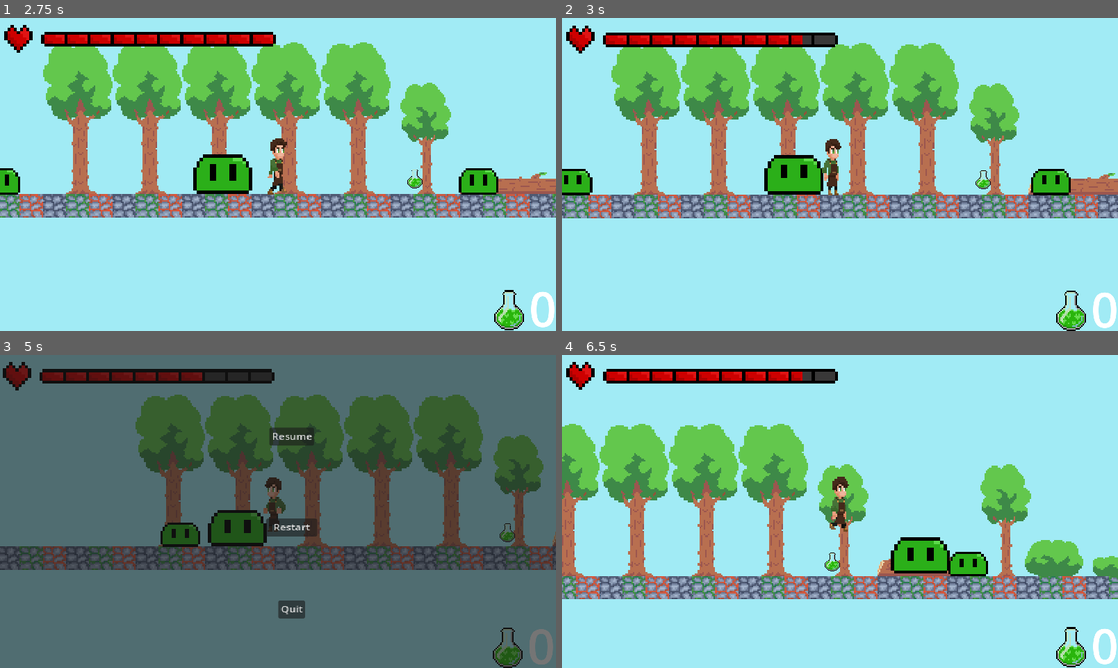
Above: before the commit, frames 1-4 (two rows, left to right).
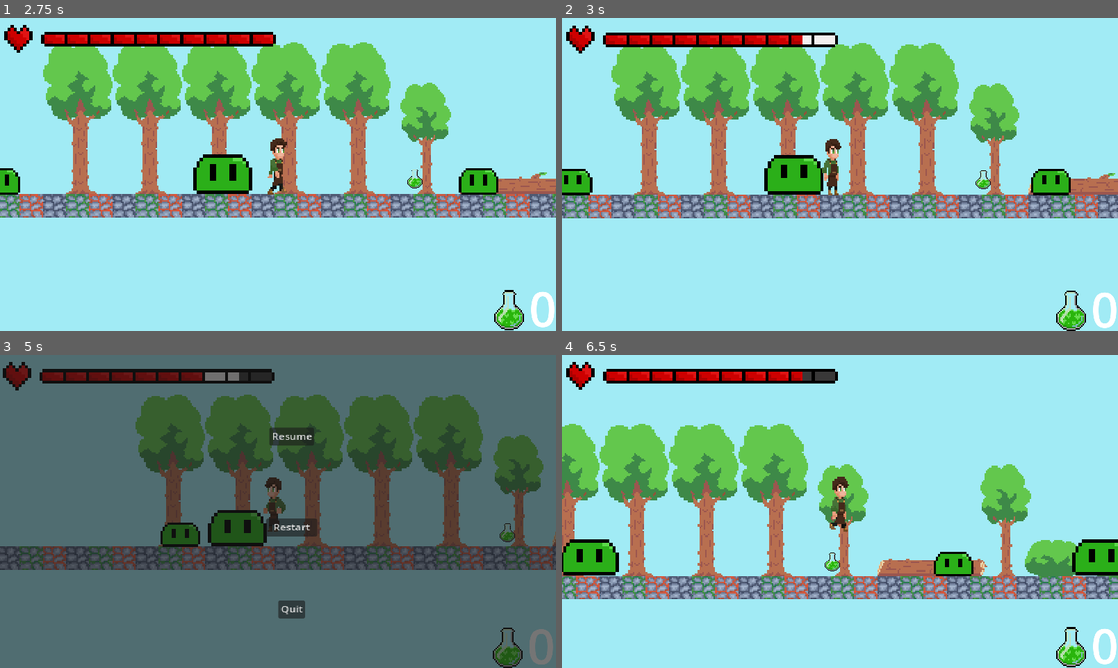
Above: after the commit, the same moments.

Repository: Vytisbrr/Shifted-by-Volt-games
Game: Godot game, scene res://Scenes/world.tscn
The game is run twice, just before and just after one commit, with the same random seed, the same clock (stepped at 60 frames per second) and the same inputs.
Inputs (mouse positions are in pixels of both pictures, inside the frame that each line leads up to):
- Up to frame 1 (2.75 s): move the mouse to (400, 158) at 0.52 s; hold D (move right) 0.53-2.03 s; tap E (Heal) at 0.6, 1.55, 2.1 s; tap Space (jump) at 0.77, 1.52 s; move the mouse to (166, 190) at 1.27 s; tap Shift (Dash) at 1.35 s; move the mouse to (333, 105) at 2.02 s; hold A (move left) from 2.03 s (still down)
- Up to frame 2 (3 s): move the mouse to (812, 237) at 2.77 s; release A (move left) at 2.78 s; hold D (move right) from 2.78 s (still down); click (812, 237) at 2.85 s
- Up to frame 3 (5 s): tap Space (jump) at 3.02, 3.77, 4.52 s; tap E (Heal) at 3.05, 3.6, 4.55 s; move the mouse to (444, 558) at 3.52 s; tap F5 (Save) at 4.15 s; move the mouse to (111, 464) at 4.27 s; release D (move right) at 4.28 s; hold A (move left) from 4.28 s (still down); tap Shift (Dash) at 4.35 s; tap Escape (esc) at 4.9 s
- Up to frame 4 (6.5 s): release A (move left) at 5 s; click "Restart" at 5 s; move the mouse to (867, 511) at 5.77 s; hold D (move right) from 5.78 s (still down); tap E (Heal) at 5.85 s; tap F9 (load) at 6.4 s

Frame 1 is identical in both runs. In frame 2, 0.2% of the frame differs, in the area x 43-50%, y 5-9%; in frame 3, 0.1%; in frame 4, 3.3%, in the area x 0-100%, y 58-71%.

Commit message:
saving improvements and damage flash

Diff:
--- a/Scenes/Player.tscn
+++ b/Scenes/Player.tscn
@@ -7,8 +7,10 @@
 [ext_resource type="Texture2D" uid="uid://bdmut3irs2pu0" path="res://Anim/Player animations/wrigg/Wrigg_JumpwHands-Sheet.png" id="3_rh1g0"]
 [ext_resource type="Texture2D" uid="uid://fg2voanpej4p" path="res://Art/New Piskel (7).png" id="4_hvv5m"]
 [ext_resource type="Texture2D" uid="uid://cxsd5npfeyabb" path="res://Anim/Player animations/wrigg/Wrigg_Idle-Sheet.png" id="4_tulo4"]
+[ext_resource type="Texture2D" uid="uid://dydajspr2jg35" path="res://health/flashbar (1).png" id="5_vruh1"]
 [ext_resource type="Texture2D" uid="uid://d4cnqneky3711" path="res://Anim/Player animations/wrigg/Wrigg_Walk-Sheet.png" id="6_8ej24"]
 [ext_resource type="Texture2D" uid="uid://ck676ivc3dp8x" path="res://Anim/Player animations/wrigg/unnamed (3).png" id="6_k0f31"]
+[ext_resource type="Texture2D" uid="uid://blpntegfrasux" path="res://health/HP bar (2) (1).png" id="7_b1mth"]
 [ext_resource type="PackedScene" uid="uid://bqj0s2xcolqj3" path="res://ui/pause_menu.tscn" id="7_wh3cp"]
 [ext_resource type="Texture2D" uid="uid://dbjkdphm3yqoo" path="res://health/unnamed (2).png" id="7_ygmv1"]
 [ext_resource type="Texture2D" uid="uid://uj7517bfm0xq" path="res://health/HP bar (2).png" id="8_inurm"]
@@ -469,7 +471,21 @@
 scale = Vector2(0.5, 0.5)
 texture = ExtResource("3_ijndh")
 
-[node name="TextureProgressBar" type="TextureProgressBar" parent="."]
+[node name="dmgbar" type="TextureProgressBar" parent="."]
+offset_left = -985.0
+offset_top = -713.0
+offset_right = 635.0
+offset_bottom = -73.0
+scale = Vector2(0.6, 0.6)
+value = 80.0
+stretch_margin_left = 1
+stretch_margin_top = 4
+stretch_margin_right = 1
+stretch_margin_bottom = 4
+texture_under = ExtResource("8_inurm")
+texture_progress = ExtResource("5_vruh1")
+
+[node name="healthbar" type="TextureProgressBar" parent="."]
 offset_left = -985.0
 offset_top = -713.0
 offset_right = 635.0
@@ -480,7 +496,7 @@
 stretch_margin_top = 4
 stretch_margin_right = 1
 stretch_margin_bottom = 4
-texture_under = ExtResource("8_inurm")
+texture_under = ExtResource("7_b1mth")
 texture_progress = ExtResource("9_0kpxa")
 script = ExtResource("12_mrij1")
 
@@ -602,14 +618,19 @@
 [node name="hitstoptimer" type="Timer" parent="."]
 wait_time = 0.1
 
+[node name="dmgtimer" type="Timer" parent="."]
+wait_time = 0.4
+
+[connection signal="tookdmg" from="." to="healthbar" method="_on_wrigg_tookdmg"]
+[connection signal="value_changed" from="healthbar" to="healthbar" method="_on_value_changed"]
 [connection signal="area_entered" from="wrigg/Swordhitboxdefault" to="." method="_on_swordhitboxdefault_area_entered"]
 [connection signal="animation_finished" from="AnimationPlayer" to="." method="_on_animation_player_animation_finished"]
 [connection signal="timeout" from="coyotetimer" to="." method="_on_coyotetimer_timeout"]
 [connection signal="area_entered" from="playerhitbox" to="." method="_on_hitbox_area_entered"]
+[connection signal="area_entered" from="playerhitbox" to="." method="_on_playerhitbox_medslime_entered"]
+[connection signal="area_entered" from="playerhitbox" to="." method="_on_playerhitbox_area_entered"]
 [connection signal="area_entered" from="playerhitbox" to="." method="_on_playerhitbox_smslime_entered"]
-[connection signal="area_entered" from="playerhitbox" to="." method="_on_playerhitbox_medslime_entered"]
 [connection signal="area_entered" from="playerhitbox" to="." method="_on_healthpickup_area_entered"]
-[connection signal="area_entered" from="playerhitbox" to="." method="_on_playerhitbox_area_entered"]
 [connection signal="timeout" from="Deathtimer" to="." method="_on_deathtimer_timeout"]
 [connection signal="timeout" from="Jumpbuffertimer" to="." method="_on_jumpbuffertimer_timeout"]
 [connection signal="timeout" from="dashtimer" to="." method="_on_dashtimer_timeout"]
@@ -617,3 +638,4 @@
 [connection signal="timeout" from="fall dmg" to="." method="_on_fall_dmg_timeout"]
 [connection signal="timeout" from="swordpickuptimer" to="." method="_on_swordpickuptimer_timeout"]
 [connection signal="timeout" from="hitstoptimer" to="." method="_on_hitstoptimer_timeout"]
+[connection signal="timeout" from="dmgtimer" to="healthbar" method="_on_dmgtimer_timeout"]
--- /dev/null
+++ b/Scenes/dmgbar.gd
@@ -0,0 +1,11 @@
+extends TextureProgressBar
+
+
+# Called when the node enters the scene tree for the first time.
+func _ready() -> void:
+	pass # Replace with function body.
+
+
+# Called every frame. 'delta' is the elapsed time since the previous frame.
+func _process(delta: float) -> void:
+	pass
--- a/Scenes/medslime.tscn
+++ b/Scenes/medslime.tscn
@@ -249,7 +249,7 @@
 radius = 49.646
 height = 160.181
 
-[node name="medslime" type="CharacterBody2D" groups=["mediumslime"]]
+[node name="medslime" type="CharacterBody2D" groups=["game_events"]]
 script = ExtResource("1_gqgd7")
 
 [node name="Sprite2D" type="Sprite2D" parent="."]
--- a/Scenes/smallslime.tscn
+++ b/Scenes/smallslime.tscn
@@ -249,7 +249,7 @@
 radius = 49.0
 height = 166.0
 
-[node name="slime" type="CharacterBody2D" groups=["slime"]]
+[node name="slime" type="CharacterBody2D" groups=["game_events", "slime"]]
 script = ExtResource("1_o52ln")
 
 [node name="Sprite2D" type="Sprite2D" parent="."]
--- a/Scenes/texture_progress_bar.gd
+++ b/Scenes/texture_progress_bar.gd
@@ -1,10 +1,21 @@
 extends TextureProgressBar
 @onready var player = get_parent()
-# Called when the node enters the scene tree for the first time.
-
+@onready var dmgbartimer = $"../dmgtimer"
+@onready var dmgbar = $"../dmgbar"
+var dmgbaract = false
+func _on_value_changed(value: float):
+	dmgbaract = true
+	if dmgbaract == true:
+		dmgbar.value = dmgbar.value
+	dmgbartimer.start()
 func _process(delta):
+	var flashhealth = player.currentHealth
 	max_value = player.maxHealth
 	value = player.currentHealth
+	value_changed
+	dmgbar.max_value = player.maxHealth
+	if dmgbaract == false:
+		dmgbar.value = player.currentHealth
 
-
-# Called every frame. 'delta' is the elapsed time since the previous frame.
+func _on_dmgtimer_timeout():
+	dmgbaract = false
--- a/Scripts/medslime.gd
+++ b/Scripts/medslime.gd
@@ -16,6 +16,25 @@
 var dead = false
 var was_on_floor = true
 var was_not_on_floor = false
+func on_save_game(saved_data:Array[SavedData]):
+	if dead:
+		return
+	var my_data = SavedSlimeData.new()
+	my_data.position = global_position
+	my_data.scene_path = scene_file_path
+	my_data.direction = direction
+	my_data.health = hp
+
+	saved_data.append(my_data)
+func on_before_load_game():
+	if is_instance_valid(self):
+		get_parent().remove_child(self)
+		queue_free()
+func on_load_game(saved_data:SavedData):
+	var my_data:SavedSlimeData = saved_data as SavedSlimeData
+	global_position = saved_data.position
+	direction = my_data.direction
+	hp = my_data.health
 func _physics_process(delta):
 	move_and_slide()
 	if !is_on_floor():
--- a/Scripts/player.gd
+++ b/Scripts/player.gd
@@ -1,6 +1,7 @@
 extends CharacterBody2D
 
 signal healthChanged
+signal tookdmg
 @onready var coffin = $coffin
 @onready var heart = $heart
 @onready var hptext = $Label
@@ -36,6 +37,7 @@
 var backwardswalk = false
 var mouseside = 0
 var speed = 1000
+var flashhealth = currentHealth
 func _physics_process(delta):
 	if currentHealth > 0:
 		heart.show()
@@ -140,6 +142,7 @@
 
 
 		healthChanged.emit(currentHealth)
+		tookdmg
 
 
 
@@ -209,6 +212,7 @@
 
 
 			healthChanged.emit(currentHealth)
+			tookdmg
 
 
 func _on_playerhitbox_medslime_entered(area: Area2D) -> void:
@@ -222,3 +226,4 @@
 
 
 			healthChanged.emit(currentHealth)
+			tookdmg
--- a/Scripts/slime.gd
+++ b/Scripts/slime.gd
@@ -16,6 +16,26 @@
 var dead = false
 var was_on_floor = true
 var was_not_on_floor = false
+func on_save_game(saved_data:Array[SavedData]):
+	if dead:
+		return
+	var my_data = SavedSlimeData.new()
+	my_data.position = global_position
+	my_data.scene_path = scene_file_path
+	my_data.direction = direction
+	my_data.health = hp
+
+	saved_data.append(my_data)
+func on_before_load_game():
+	if is_instance_valid(self):
+		get_parent().remove_child(self)
+		queue_free()
+func on_load_game(saved_data:SavedData):
+	var my_data:SavedSlimeData = saved_data as SavedSlimeData
+	global_position = saved_data.position
+	direction = my_data.direction
+	hp = my_data.health
+
 func _physics_process(delta):
 	move_and_slide()
 	if !is_on_floor():
--- a/project.godot
+++ b/project.godot
@@ -27,8 +27,8 @@
 
 camera=""
 healthpickup=""
-slime=""
 mediumslime=""
+game_events=""
 
 [input]
 
--- a/savingres/save.gd
+++ b/savingres/save.gd
@@ -9,8 +9,11 @@
 	saved_game.player_health = player.currentHealth
 	saved_game.player_potions = player.Hppickups
 	saved_game.player_position = player.global_position
-	for slime in get_tree().get_nodes_in_group("slime"):
-		saved_game.small_slime_positions.append(slime.global_position)
+	var saved_data:Array[SavedData] = []
+	get_tree().call_group("game_events", "on_save_game", saved_data)
+	saved_game.saved_data = saved_data
+	for slime in get_tree().get_nodes_in_group("mediumslime"):
+		saved_game.medium_slime_positions.append(slime.global_position)
 	ResourceSaver.save(saved_game, "user://save.tres")
 func load_game():
 	var saved_game:SavedGame = load("user://save.tres")
@@ -19,15 +22,14 @@
 	player.Hppickups = saved_game.player_potions
 	player.currentHealth = saved_game.player_health
 
-	var existing_small_slimes_to_delete = get_tree().get_nodes_in_group("slime").duplicate()
 
-	for slime in existing_small_slimes_to_delete:
-		if is_instance_valid(slime):
-			slime.queue_free()
+	get_tree().call_group("game_events", "on_before_load_game")
 
 	await get_tree().process_frame
-	for position in saved_game.small_slime_positions:
-		var smallslimescene = preload("res://Scenes/smallslime.tscn")
-		var new_small_slime = smallslimescene.instantiate()
-		worldroot.add_child(new_small_slime)
-		new_small_slime.global_position = position
+	for item in saved_game.saved_data:
+		var scene = load(item.scene_path) as PackedScene
+		var restored_node = scene.instantiate()
+		worldroot.add_child(restored_node)
+
+		if restored_node.has_method("on_load_game"):
+			restored_node.on_load_game(item)
--- /dev/null
+++ b/savingres/saved_data.gd
@@ -0,0 +1,5 @@
+class_name SavedData
+extends Resource
+
+@export var position:Vector2
+@export var scene_path:String
--- a/savingres/saved_game.gd
+++ b/savingres/saved_game.gd
@@ -4,5 +4,5 @@
 @export var player_position:Vector2
 @export var player_health:float
 @export var player_potions:float
-@export var small_slime_positions:Array[Vector2] = []
+@export var saved_data:Array[SavedData] = []
 @export var medium_slime_positions:Array[Vector2] = []
--- /dev/null
+++ b/savingres/savedslimedata.gd
@@ -0,0 +1,5 @@
+class_name SavedSlimeData
+extends SavedData
+
+@export var direction:float
+@export var health:float
Not shown: 1 places in Scenes/Player.tscn that only renumber resources
Binary file added: health/HP bar (2) (1).png
Not shown, added: health/HP bar (2) (1).png.import
Binary file added: health/flashbar (1).png
Not shown, added: health/flashbar (1).png.import
Binary file added: health/flashbar.png
Not shown, added: health/flashbar.png.import
